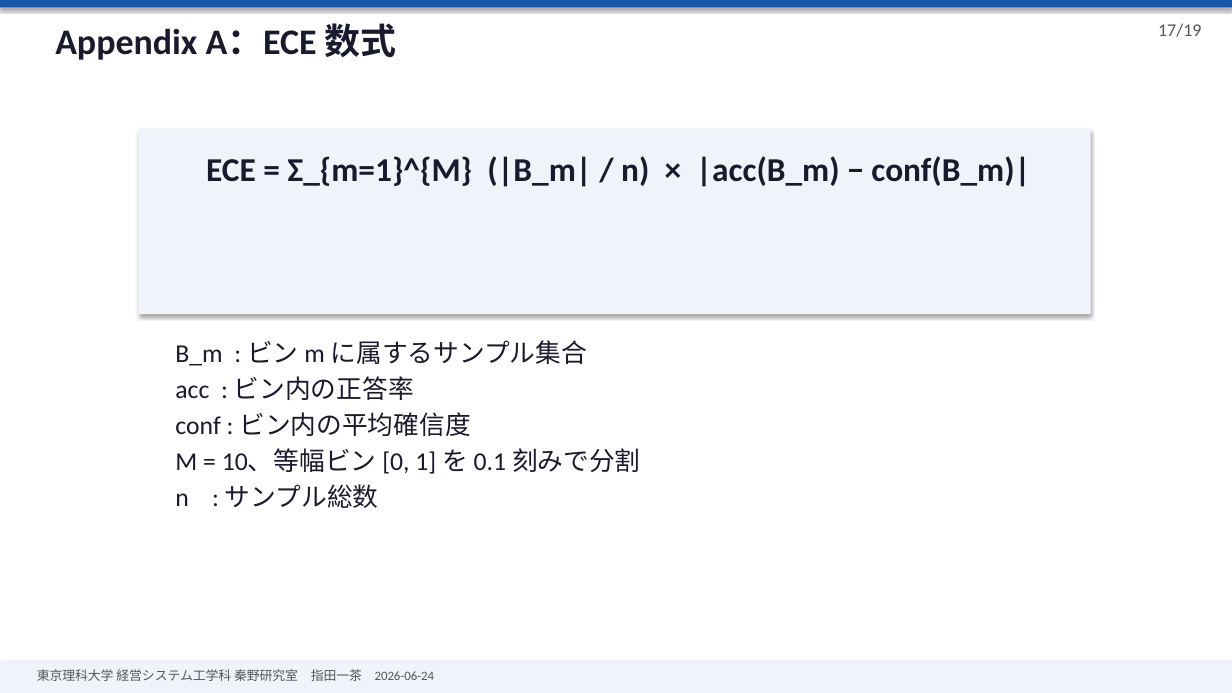
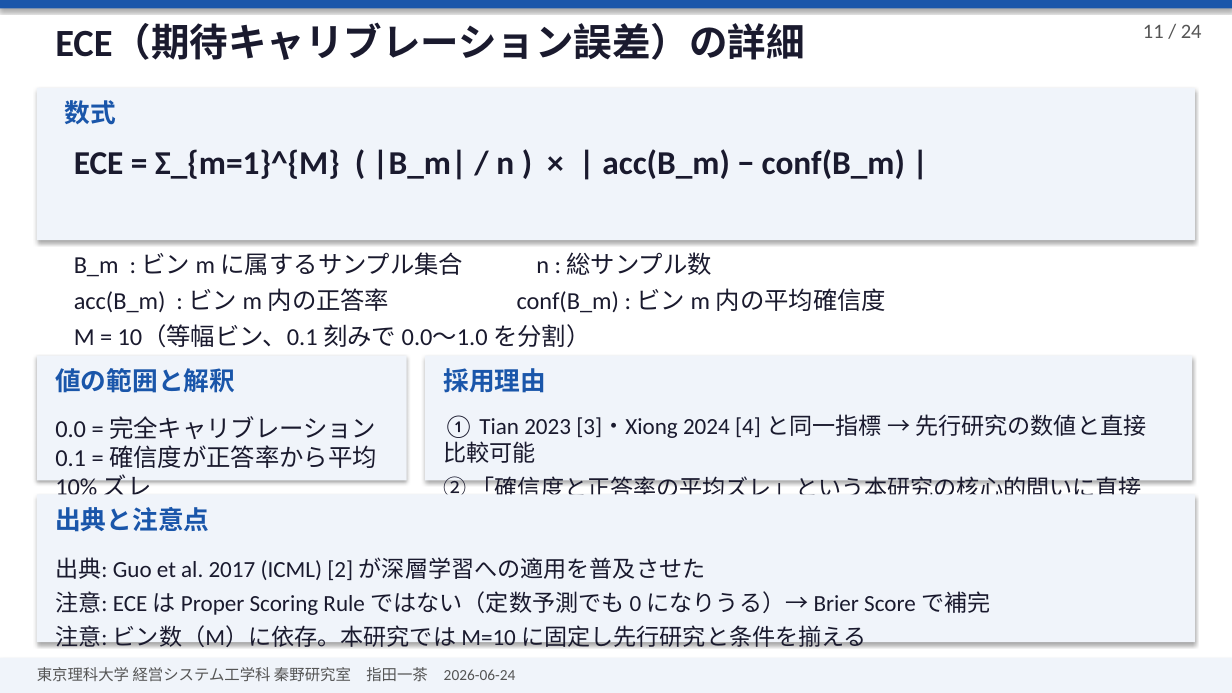
Before and after one commit to issa311sas-hub/test, a slide deck: slide 11 of research/presentations/2026-06-24-seminar-slides.pptx (slide 17 before the commit). Drawn at 1232x693 pixels with LibreOffice and Linux fonts; fonts in the diff are those of the drawing. Boxes give left, top, right and bottom in pixels: in the first picture for what was removed or moved away, otherwise in the second. Text is boxed around its words. In the diff, an @@ line names an element or a change of style, - is before the commit and + after.

```diff
--- a/research/presentations/2026-06-24-seminar-slides.pptx
+++ b/research/presentations/2026-06-24-seminar-slides.pptx
@@ text at (55, 24, 805, 60): text changed; size 28 to 30 pt @@
-Appendix A：ECE 数式
+ECE（期待キャリブレーション誤差）の詳細
@@ text added at (1143, 24, 1202, 38), 16 pt, text #555555 @@
+11 / 24
@@ text removed at (1158, 23, 1201, 37) @@
-17/19
@@ rectangle: place and size @@
-rectangle at (139, 129, 1091, 314)
+rectangle at (37, 88, 1195, 240)
@@ text added at (65, 100, 116, 125), 20 pt, text #1A56AA, bold @@
+数式
@@ text at (74, 149, 905, 180): text changed @@
-ECE = Σ_{m=1}^{M} (|B_m| / n) × |acc(B_m) − conf(B_m)|
+ECE = Σ_{m=1}^{M} ( |B_m| / n ) × | acc(B_m) − conf(B_m) |
@@ text at (74, 252, 886, 347): text changed; size 20 to 19 pt @@
-B_m : ビン m に属するサンプル集合
-acc : ビン内の正答率
-conf : ビン内の平均確信度
-M = 10、等幅ビン [0, 1] を 0.1 刻みで分割
-n : サンプル総数
+B_m : ビン m に属するサンプル集合 n : 総サンプル数
+acc(B_m) : ビン m 内の正答率 conf(B_m) : ビン m 内の平均確信度
+M = 10（等幅ビン、0.1 刻みで 0.0〜1.0 を分割）
@@ rectangle added at (37, 356, 407, 481), fill #F0F4FA @@
@@ rectangle added at (425, 356, 1192, 481), fill #F0F4FA @@
@@ text added at (55, 368, 235, 393), 20 pt, text #1A56AA, bold @@
+値の範囲と解釈
@@ text added at (443, 368, 546, 393), 20 pt, text #1A56AA, bold @@
+採用理由
@@ text added at (55, 416, 377, 531), 19 pt, text #1A1A2E @@
+0.0 = 完全キャリブレーション
+0.1 = 確信度が正答率から平均 10% ズレ
+（低いほど良い）
@@ text added at (443, 414, 1146, 579), 18 pt, text #1A1A2E @@
+① Tian 2023 [3]・Xiong 2024 [4] と同一指標 → 先行研究の数値と直接比較可能
+② 「確信度と正答率の平均ズレ」という本研究の核心的問いに直接対応
+③ ECE=0.10 なら「平均 10% ズレ」と直感的に説明できる（発表・論文向き）
@@ rectangle added at (37, 494, 1195, 642), fill #F0F4FA @@
@@ text added at (55, 507, 209, 532), 20 pt, text #1A56AA, bold @@
+出典と注意点
@@ text added at (55, 557, 990, 647), 18 pt, text #1A1A2E @@
+出典: Guo et al. 2017 (ICML) [2] が深層学習への適用を普及させた
+注意: ECE は Proper Scoring Rule ではない（定数予測でも 0 になりうる）→ Brier Score で補完
+注意: ビン数（M）に依存。本研究では M=10 に固定し先行研究と条件を揃える
@@ text "東京理科大学 経営システム工学科 秦野研究室 指田一茶 2026-06-24" at (37, 667, 516, 682): size 10 to 12 pt @@
```
Also in this commit, not shown: 13 other slides changed, 10 slides added, 5 slides removed, 1 other file.
